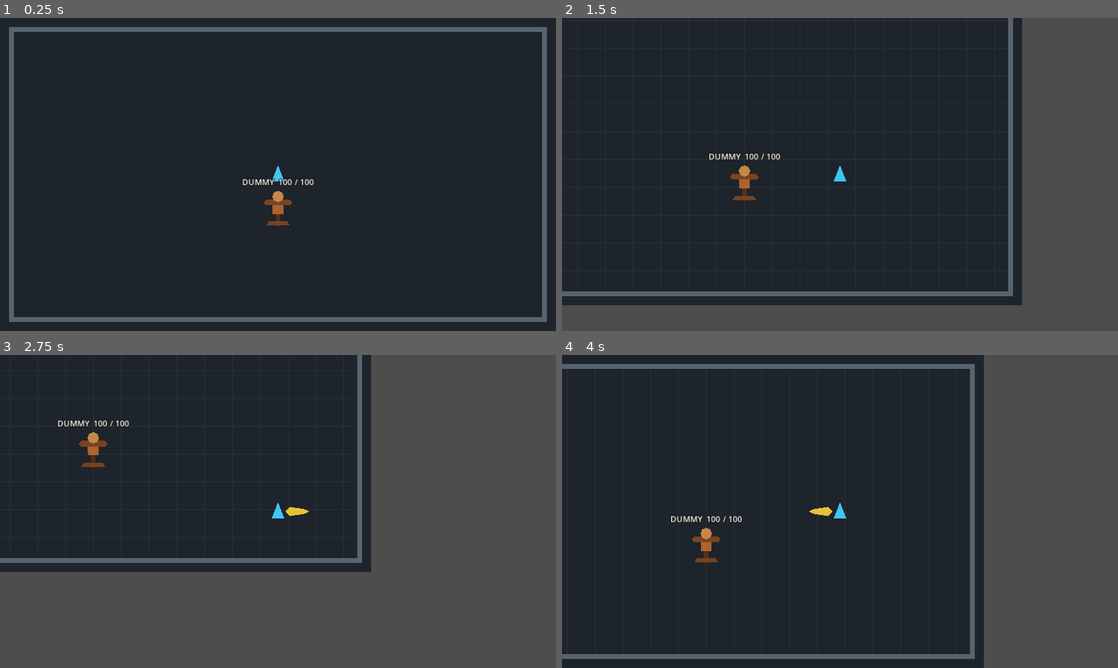
Above: before the commit, frames 1-4 (two rows, left to right).
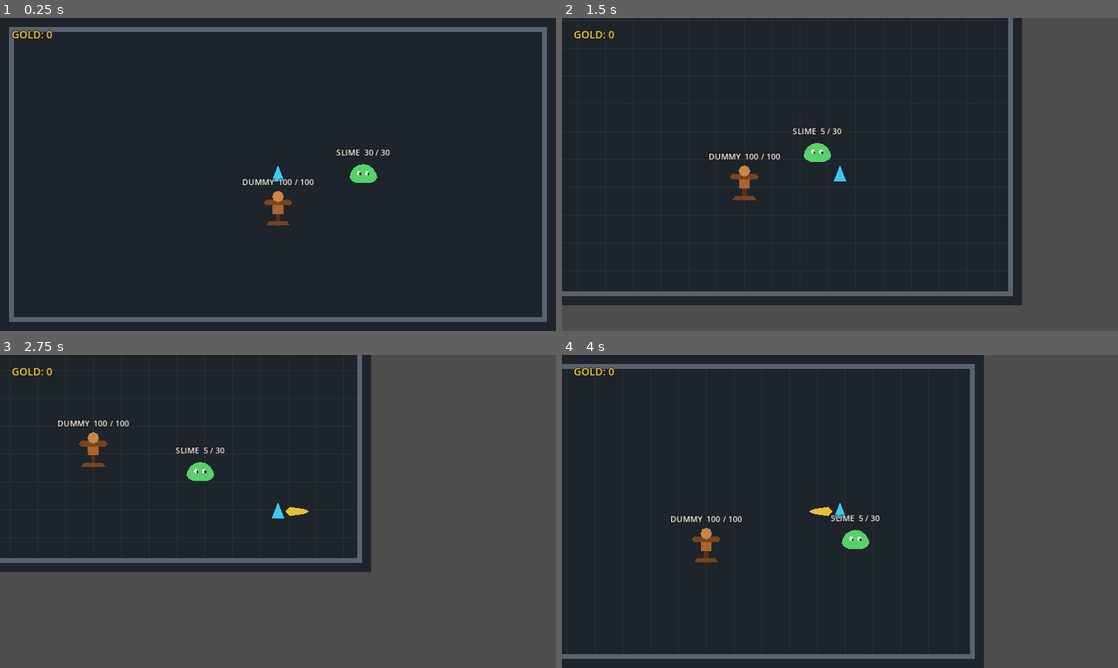
Above: after the commit, the same moments.

Repository: kartorhys-ship-it/mini-action-rpg
Game: Godot game, scene res://game/world/main.tscn
Same seed, same stepped clock (60 frames per second), same inputs: the game is played once before the commit and once after it.
Inputs:
- Up to frame 1 (0.25 s): no input
- Up to frame 2 (1.5 s): hold D (move_right) 0.53-1.28 s; tap Space (attack) at 0.6, 1.35 s; hold S (move_down) from 1.28 s (still down)
- Up to frame 3 (2.75 s): release S (move_down) at 2.03 s; hold D (move_right) from 2.03 s (still down); tap Space (attack) at 2.1 s
- Up to frame 4 (4 s): release D (move_right) at 2.78 s; hold W (move_up) 2.78-3.53 s; tap Space (attack) at 2.85, 3.6 s; hold A (move_left) from 3.53 s (still down)

The runs differ from the first frame. In frame 1, 0.5% of the frame differs, in the area x 2-71%, y 3-53%; in frame 2, 0.4%; in frame 3, 0.4%; in frame 4, 0.5%.

Commit message:
feat: add slime combat and gold drops

Diff:
--- /dev/null
+++ b/game/enemies/slime.gd
@@ -0,0 +1,73 @@
+extends CharacterBody2D
+
+@export var target_path: NodePath
+@export_range(1.0, 1000.0, 1.0) var movement_speed: float = 90.0
+@export_range(1.0, 1000.0, 1.0) var detection_range: float = 180.0
+@export_range(0.0, 200.0, 1.0) var stopping_distance: float = 38.0
+@export var gold_drop_scene: PackedScene
+
+var _target: CharacterBody2D
+var _is_dead: bool = false
+
+@onready var _health_component: Node = $HealthComponent
+@onready var _health_label: Label = $HealthLabel
+@onready var _slime_art: Node2D = $SlimeArt
+
+
+func _ready() -> void:
+	var target_node: Node = get_node_or_null(target_path)
+	if target_node is CharacterBody2D:
+		_target = target_node
+
+	_health_component.connect(&"health_changed", _on_health_changed)
+	_health_component.connect(&"died", _on_died)
+	_on_health_changed(
+		float(_health_component.get("current_health")),
+		float(_health_component.get("maximum_health"))
+	)
+
+
+func _physics_process(_delta: float) -> void:
+	if _is_dead or not is_instance_valid(_target):
+		velocity = Vector2.ZERO
+		return
+
+	var offset_to_target: Vector2 = _target.global_position - global_position
+	var distance_to_target: float = offset_to_target.length()
+	if distance_to_target > detection_range or distance_to_target <= stopping_distance:
+		velocity = Vector2.ZERO
+	else:
+		velocity = offset_to_target.normalized() * movement_speed
+	move_and_slide()
+
+
+func receive_damage(amount: float) -> void:
+	_health_component.call(&"take_damage", amount)
+
+
+func _on_health_changed(current_health: float, maximum_health: float) -> void:
+	_health_label.text = "SLIME  %d / %d" % [roundi(current_health), roundi(maximum_health)]
+
+
+func _on_died() -> void:
+	_is_dead = true
+	velocity = Vector2.ZERO
+	collision_layer = 0
+	_slime_art.modulate = Color(0.42, 0.42, 0.42, 1.0)
+	_health_label.text = "SLIME DOWN"
+	call_deferred("_spawn_gold_drop")
+
+
+func _spawn_gold_drop() -> void:
+	if gold_drop_scene == null:
+		push_warning("Slime has no GoldPickup scene configured; no gold was dropped.")
+		return
+
+	var pickup: Node2D = gold_drop_scene.instantiate() as Node2D
+	if pickup == null:
+		push_warning("Slime GoldPickup scene root must inherit Node2D.")
+		return
+
+	var world_parent: Node = get_parent()
+	world_parent.add_child(pickup)
+	pickup.global_position = global_position
--- /dev/null
+++ b/game/enemies/slime.tscn
@@ -0,0 +1,67 @@
+[gd_scene load_steps=4 format=3]
+
+[ext_resource type="Script" path="res://game/enemies/slime.gd" id="1_slime"]
+[ext_resource type="Script" path="res://game/player/health_component.gd" id="2_health"]
+
+[sub_resource type="CapsuleShape2D" id="CapsuleShape2D_slime"]
+radius = 13.0
+height = 28.0
+
+[node name="Slime" type="CharacterBody2D"]
+collision_layer = 4
+collision_mask = 1
+script = ExtResource("1_slime")
+movement_speed = 90.0
+detection_range = 180.0
+stopping_distance = 38.0
+
+[node name="CollisionShape2D" type="CollisionShape2D" parent="."]
+shape = SubResource("CapsuleShape2D_slime")
+
+[node name="SlimeArt" type="Node2D" parent="."]
+
+[node name="Shadow" type="Polygon2D" parent="SlimeArt"]
+position = Vector2(0, 9)
+polygon = PackedVector2Array(-19, 0, -15, -4, 15, -4, 19, 0, 15, 4, -15, 4)
+color = Color(0.06, 0.08, 0.07, 0.65)
+
+[node name="Body" type="Polygon2D" parent="SlimeArt"]
+polygon = PackedVector2Array(-24, 5, -22, -3, -17, -11, -9, -16, 0, -18, 9, -16, 17, -10, 22, -2, 24, 5, 20, 11, 12, 15, -12, 15, -20, 11)
+color = Color(0.34, 0.82, 0.42, 1)
+
+[node name="LeftEye" type="Polygon2D" parent="SlimeArt"]
+position = Vector2(-7, -2)
+polygon = PackedVector2Array(-3, -4, 1, -4, 3, -1, 1, 3, -3, 3, -4, 0)
+color = Color(0.96, 0.98, 0.91, 1)
+
+[node name="LeftPupil" type="Polygon2D" parent="SlimeArt"]
+position = Vector2(-6, -1)
+polygon = PackedVector2Array(-1, -2, 2, -2, 2, 2, -1, 2)
+color = Color(0.08, 0.12, 0.1, 1)
+
+[node name="RightEye" type="Polygon2D" parent="SlimeArt"]
+position = Vector2(7, -2)
+polygon = PackedVector2Array(-3, -4, 1, -4, 3, -1, 1, 3, -3, 3, -4, 0)
+color = Color(0.96, 0.98, 0.91, 1)
+
+[node name="RightPupil" type="Polygon2D" parent="SlimeArt"]
+position = Vector2(8, -1)
+polygon = PackedVector2Array(-1, -2, 2, -2, 2, 2, -1, 2)
+color = Color(0.08, 0.12, 0.1, 1)
+
+[node name="HealthLabel" type="Label" parent="."]
+offset_left = -66.0
+offset_top = -48.0
+offset_right = 66.0
+offset_bottom = -26.0
+theme_override_colors/font_color = Color(1, 1, 1, 1)
+theme_override_colors/font_outline_color = Color(0.05, 0.04, 0.03, 1)
+theme_override_constants/outline_size = 4
+theme_override_font_sizes/font_size = 14
+text = "SLIME  30 / 30"
+horizontal_alignment = 1
+vertical_alignment = 1
+
+[node name="HealthComponent" type="Node" parent="."]
+script = ExtResource("2_health")
+maximum_health = 30.0
--- /dev/null
+++ b/game/items/gold_pickup.gd
@@ -0,0 +1,14 @@
+extends Area2D
+
+@export_range(1, 999, 1) var gold_amount: int = 1
+
+var _collected: bool = false
+
+
+func _on_body_entered(body: Node2D) -> void:
+	if _collected or not body.has_method("collect_gold"):
+		return
+
+	_collected = true
+	body.call(&"collect_gold", gold_amount)
+	queue_free()
--- /dev/null
+++ b/game/items/gold_pickup.tscn
@@ -0,0 +1,24 @@
+[gd_scene load_steps=3 format=3]
+
+[ext_resource type="Script" path="res://game/items/gold_pickup.gd" id="1_gold"]
+
+[sub_resource type="CircleShape2D" id="CircleShape2D_gold"]
+radius = 12.0
+
+[node name="GoldPickup" type="Area2D"]
+collision_layer = 0
+collision_mask = 2
+script = ExtResource("1_gold")
+
+[node name="CollisionShape2D" type="CollisionShape2D" parent="."]
+shape = SubResource("CircleShape2D_gold")
+
+[node name="Coin" type="Polygon2D" parent="."]
+polygon = PackedVector2Array(0, -11, 8, -6, 8, 6, 0, 11, -8, 6, -8, -6)
+color = Color(1, 0.76, 0.12, 1)
+
+[node name="Inset" type="Polygon2D" parent="."]
+polygon = PackedVector2Array(0, -6, 4, -3, 4, 3, 0, 6, -4, 3, -4, -3)
+color = Color(1, 0.91, 0.48, 1)
+
+[connection signal="body_entered" from="." to="." method="_on_body_entered"]
--- /dev/null
+++ b/game/player/gold_component.gd
@@ -0,0 +1,13 @@
+extends Node
+
+signal gold_changed(current_gold: int)
+
+var current_gold: int = 0
+
+
+func add_gold(amount: int) -> void:
+	if amount <= 0:
+		return
+
+	current_gold += amount
+	gold_changed.emit(current_gold)
--- a/game/player/player.gd
+++ b/game/player/player.gd
@@ -13,6 +13,7 @@
 @onready var _attack_area: Area2D = $AttackArea
 @onready var _attack_shape: CollisionShape2D = $AttackArea/CollisionShape2D
 @onready var _attack_visual: Polygon2D = $AttackArea/AttackVisual
+@onready var _gold_component: Node = $GoldComponent
 
 
 func _physics_process(_delta: float) -> void:
@@ -67,6 +68,10 @@
 	target.call("receive_damage", attack_damage)
 
 
+func collect_gold(amount: int) -> void:
+	_gold_component.call(&"add_gold", amount)
+
+
 func _on_health_component_died() -> void:
 	velocity = Vector2.ZERO
 	set_physics_process(false)
--- /dev/null
+++ b/game/ui/gold_counter.gd
@@ -0,0 +1,18 @@
+extends Label
+
+@export var gold_component_path: NodePath
+
+
+func _ready() -> void:
+	var gold_component: Node = get_node_or_null(gold_component_path)
+	if gold_component == null:
+		push_warning("GoldCounter could not find its GoldComponent.")
+		text = "GOLD: --"
+		return
+
+	gold_component.connect(&"gold_changed", _on_gold_changed)
+	_on_gold_changed(int(gold_component.get("current_gold")))
+
+
+func _on_gold_changed(current_gold: int) -> void:
+	text = "GOLD: %d" % current_gold
--- a/game/world/main.tscn
+++ b/game/world/main.tscn
@@ -1,9 +1,13 @@
-[gd_scene load_steps=8 format=3]
+[gd_scene load_steps=12 format=3]
 
 [ext_resource type="Script" path="res://game/world/main.gd" id="1_world"]
 [ext_resource type="Script" path="res://game/player/player.gd" id="2_player"]
 [ext_resource type="Script" path="res://game/player/health_component.gd" id="3_health"]
 [ext_resource type="PackedScene" path="res://game/enemies/training_dummy.tscn" id="4_dummy"]
+[ext_resource type="PackedScene" path="res://game/enemies/slime.tscn" id="5_slime"]
+[ext_resource type="PackedScene" path="res://game/items/gold_pickup.tscn" id="6_gold_pickup"]
+[ext_resource type="Script" path="res://game/player/gold_component.gd" id="7_gold_component"]
+[ext_resource type="Script" path="res://game/ui/gold_counter.gd" id="8_gold_counter"]
 
 [sub_resource type="RectangleShape2D" id="RectangleShape2D_player"]
 size = Vector2(22, 28)
@@ -26,6 +30,11 @@
 [node name="TrainingDummy" parent="." instance=ExtResource("4_dummy")]
 position = Vector2(480, 330)
 
+[node name="Slime" parent="." instance=ExtResource("5_slime")]
+position = Vector2(650, 270)
+target_path = NodePath("../Player")
+gold_drop_scene = ExtResource("6_gold_pickup")
+
 [node name="Placeholder" type="Polygon2D" parent="Player"]
 polygon = PackedVector2Array(-11, 12, 0, -16, 11, 12)
 color = Color(0.25, 0.78, 0.95, 1)
@@ -35,6 +44,9 @@
 
 [node name="HealthComponent" type="Node" parent="Player"]
 script = ExtResource("3_health")
+
+[node name="GoldComponent" type="Node" parent="Player"]
+script = ExtResource("7_gold_component")
 
 [node name="AttackArea" type="Area2D" parent="Player"]
 position = Vector2(0, 24)
@@ -76,5 +88,20 @@
 rotation = 1.5708
 shape = SubResource("RectangleShape2D_wall")
 
+[node name="CanvasLayer" type="CanvasLayer" parent="."]
+
+[node name="GoldCounter" type="Label" parent="CanvasLayer"]
+offset_left = 20.0
+offset_top = 16.0
+offset_right = 180.0
+offset_bottom = 44.0
+theme_override_colors/font_color = Color(1, 0.84, 0.25, 1)
+theme_override_colors/font_outline_color = Color(0.05, 0.04, 0.03, 1)
+theme_override_constants/outline_size = 4
+theme_override_font_sizes/font_size = 18
+text = "GOLD: 0"
+script = ExtResource("8_gold_counter")
+gold_component_path = NodePath("../../Player/GoldComponent")
+
 [connection signal="died" from="Player/HealthComponent" to="Player" method="_on_health_component_died"]
 [connection signal="body_entered" from="Player/AttackArea" to="Player" method="_on_attack_area_body_entered"]
--- /dev/null
+++ b/tests/test_gold_drops.gd
@@ -0,0 +1,81 @@
+extends SceneTree
+
+const MAIN_SCENE: PackedScene = preload("res://game/world/main.tscn")
+
+
+func _initialize() -> void:
+	_run_test.call_deferred()
+
+
+func _run_test() -> void:
+	var main_scene: Node2D = MAIN_SCENE.instantiate() as Node2D
+	root.add_child(main_scene)
+	await physics_frame
+	await physics_frame
+
+	var player: CharacterBody2D = main_scene.get_node("Player") as CharacterBody2D
+	var slime: CharacterBody2D = main_scene.get_node("Slime") as CharacterBody2D
+	var gold_component: Node = player.get_node("GoldComponent")
+	var gold_counter: Label = main_scene.get_node("CanvasLayer/GoldCounter") as Label
+
+	if gold_counter.text != "GOLD: 0":
+		push_error("The gold counter should start at zero; got '%s'." % gold_counter.text)
+		quit(1)
+		return
+	if main_scene.get_node_or_null("GoldPickup") != null:
+		push_error("A gold pickup should not exist before the slime is defeated.")
+		quit(1)
+		return
+
+	var defeat_position: Vector2 = slime.global_position
+	slime.call("receive_damage", 30.0)
+	await process_frame
+	await process_frame
+
+	var pickup: Area2D = main_scene.get_node_or_null("GoldPickup") as Area2D
+	if pickup == null:
+		push_error("Defeating the slime should create a GoldPickup.")
+		quit(1)
+		return
+	if not pickup.global_position.is_equal_approx(defeat_position):
+		push_error("The GoldPickup should appear at the slime's defeat position.")
+		quit(1)
+		return
+	if int(pickup.get("gold_amount")) != 1:
+		push_error("The normal slime should drop exactly one gold.")
+		quit(1)
+		return
+	if int(gold_component.get("current_gold")) != 0:
+		push_error("Gold should not be collected automatically when the slime dies.")
+		quit(1)
+		return
+
+	slime.call("receive_damage", 1.0)
+	await process_frame
+	var drop_count: int = 0
+	for child: Node in main_scene.get_children():
+		if child is Area2D and child.name.begins_with("GoldPickup"):
+			drop_count += 1
+	if drop_count != 1:
+		push_error("Repeated damage after death should not create duplicate drops; found %d." % drop_count)
+		quit(1)
+		return
+
+	player.global_position = pickup.global_position
+	player.force_update_transform()
+	pickup.force_update_transform()
+	await physics_frame
+	await physics_frame
+	await physics_frame
+	if int(gold_component.get("current_gold")) != 1 or gold_counter.text != "GOLD: 1":
+		push_error("Touching the coin should increment both player gold and the counter.")
+		quit(1)
+		return
+	await process_frame
+	if is_instance_valid(pickup):
+		push_error("A collected GoldPickup should be removed from the scene.")
+		quit(1)
+		return
+
+	print("Gold drop test passed: one coin spawned on slime death and added one gold on touch.")
+	quit(0)
--- /dev/null
+++ b/tests/test_slime_ai.gd
@@ -0,0 +1,59 @@
+extends SceneTree
+
+const MAIN_SCENE: PackedScene = preload("res://game/world/main.tscn")
+
+
+func _initialize() -> void:
+	_run_test.call_deferred()
+
+
+func _run_test() -> void:
+	var main_scene: Node2D = MAIN_SCENE.instantiate() as Node2D
+	root.add_child(main_scene)
+	await physics_frame
+	await physics_frame
+
+	var player: CharacterBody2D = main_scene.get_node("Player") as CharacterBody2D
+	var slime: CharacterBody2D = main_scene.get_node("Slime") as CharacterBody2D
+	var health_component: Node = slime.get_node("HealthComponent")
+	var health_label: Label = slime.get_node("HealthLabel") as Label
+
+	slime.global_position = Vector2(700.0, 270.0)
+	var outside_position: Vector2 = slime.global_position
+	await create_timer(0.2).timeout
+	if not slime.global_position.is_equal_approx(outside_position):
+		push_error("The slime should remain still while the player is outside detection range.")
+		quit(1)
+		return
+
+	player.global_position = Vector2(620.0, 270.0)
+	await create_timer(0.75).timeout
+	var distance_to_player: float = slime.global_position.distance_to(player.global_position)
+	if slime.global_position.x >= outside_position.x:
+		push_error("The slime should move toward the player after they enter detection range.")
+		quit(1)
+		return
+	if distance_to_player < 38.0 or distance_to_player > 44.0:
+		push_error("The slime should stop near its configured separation; actual distance %.1f." % distance_to_player)
+		quit(1)
+		return
+
+	var attack_area: Area2D = player.get_node("AttackArea") as Area2D
+	attack_area.position = Vector2.RIGHT * 24.0
+	player.call("_start_attack")
+	await create_timer(0.9).timeout
+	var current_health: float = float(health_component.get("current_health"))
+	if not is_equal_approx(current_health, 5.0) or health_label.text != "SLIME  5 / 30":
+		push_error("One sword swing should reduce slime health from 30 to 5; got %.1f and '%s'." % [current_health, health_label.text])
+		quit(1)
+		return
+
+	player.call("_start_attack")
+	await create_timer(0.9).timeout
+	if health_label.text != "SLIME DOWN":
+		push_error("A second sword swing should defeat the slime and show SLIME DOWN.")
+		quit(1)
+		return
+
+	print("Slime AI test passed: aggro range, approach/stop distance, two-hit defeat, and health feedback.")
+	quit(0)
Not shown, added: game/enemies/slime.gd.uid
Not shown, added: game/items/gold_pickup.gd.uid
Not shown, added: game/player/gold_component.gd.uid
Not shown, added: game/ui/gold_counter.gd.uid
Not shown, added: tests/test_gold_drops.gd.uid
Not shown, added: tests/test_slime_ai.gd.uid
Not shown, changed: README.md
Not shown, changed: docs/ARCHITECTURE.md
Not shown, changed: docs/GAME_DESIGN.md
Not shown, changed: docs/ROADMAP.md
Not shown, added: features/gold_drops/ACCEPTANCE.md
Not shown, added: features/gold_drops/SPEC.md
(and 7 more such lines)
